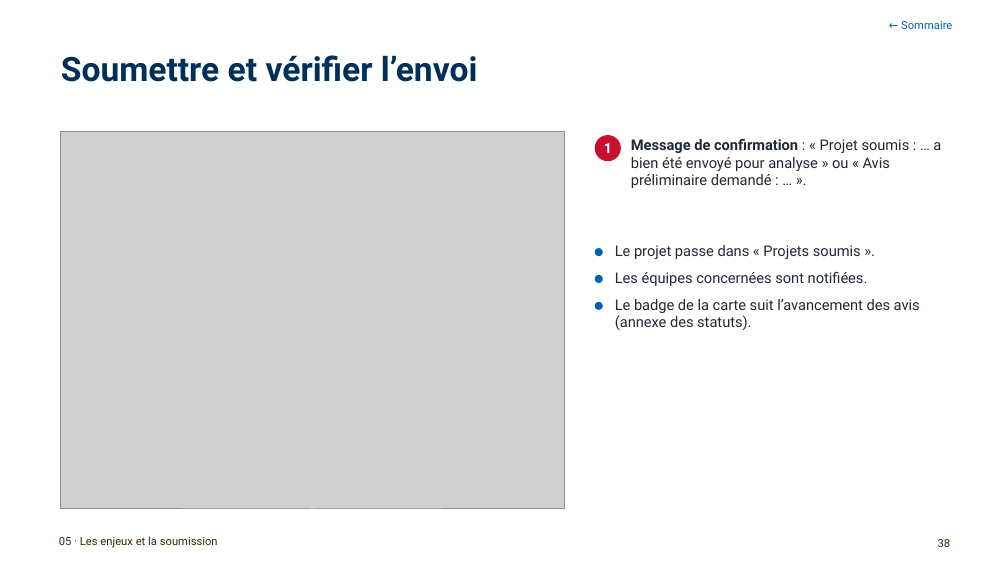
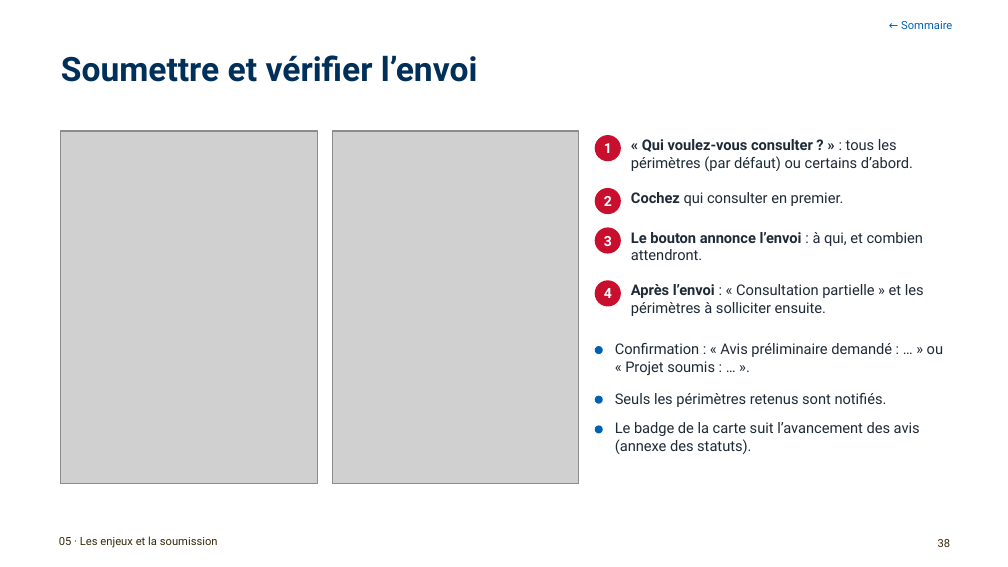
Before and after one commit to antoinelmariel-ux/ProjectNavigator, a slide deck: slide 38 of docs/Manuel_Project_Navigator_chef_de_projet.pptx. Drawn at 1008x567 pixels with LibreOffice and Linux fonts; fonts in the diff are those of the drawing; grey boxes stand for pictures; background and template pictures are left out. Boxes give left, top, right and bottom in pixels: in the first picture for what was removed or moved away, otherwise in the second. Text is boxed around its words. In the diff, an @@ line names an element or a change of style, - is before the commit and + after.

```diff
--- a/docs/Manuel_Project_Navigator_chef_de_projet.pptx
+++ b/docs/Manuel_Project_Navigator_chef_de_projet.pptx
@@ picture: place and size @@
-picture at bbox=[60, 131, 564, 509]
+picture at bbox=[60, 131, 318, 484]
@@ picture added at bbox=[333, 131, 579, 484] @@
@@ text removed at bbox=[631, 139, 941, 188] @@
-Message de confirmation : « Projet soumis : … a bien été envoyé pour analyse » ou « Avis préliminaire demandé : … ».
@@ text added at bbox=[631, 139, 913, 171], 10.5 pt, text #1F2A37 @@
+« Qui voulez-vous consulter ? » : tous les périmètres (par défaut) ou certains d’abord.
@@ ellipse added at bbox=[595, 187, 621, 214], fill #C8102E, 10 pt, text #FFFFFF, bold @@
+2
@@ text added at bbox=[631, 192, 844, 206], 10.5 pt, text #1F2A37 @@
+Cochez qui consulter en premier.
@@ ellipse added at bbox=[595, 228, 621, 254], fill #C8102E, 10 pt, text #FFFFFF, bold @@
+3
@@ text added at bbox=[631, 232, 923, 260], 10.5 pt, text #1F2A37 @@
+Le bouton annonce l’envoi : à qui, et combien attendront.
@@ text removed at bbox=[615, 245, 861, 259] @@
-Le projet passe dans « Projets soumis ».
@@ ellipse added at bbox=[595, 280, 621, 306], fill #C8102E, 10 pt, text #FFFFFF, bold @@
+4
@@ text removed at bbox=[615, 272, 868, 286] @@
-Les équipes concernées sont notifiées.
@@ text added at bbox=[631, 284, 924, 316], 10.5 pt, text #1F2A37 @@
+Après l’envoi : « Consultation partielle » et les périmètres à solliciter ensuite.
@@ ellipse: place and size @@
-ellipse at bbox=[595, 301, 603, 309]
+ellipse at bbox=[595, 346, 603, 354]
@@ text added at bbox=[615, 343, 943, 375], 10.5 pt, text #1F2A37 @@
+Confirmation : « Avis préliminaire demandé : … » ou « Projet soumis : … ».
@@ ellipse: place and size @@
-ellipse at bbox=[595, 275, 603, 283]
+ellipse at bbox=[595, 396, 603, 404]
@@ text "Le badge de la carte ...": place and size @@
-text "Le badge de la carte ..." at bbox=[615, 299, 920, 330]
+text "Le badge de la carte ..." at bbox=[615, 422, 920, 454]
@@ text added at bbox=[615, 393, 887, 407], 10.5 pt, text #1F2A37 @@
+Seuls les périmètres retenus sont notifiés.
@@ ellipse: place and size @@
-ellipse at bbox=[595, 248, 603, 256]
+ellipse at bbox=[595, 425, 603, 433]
```
